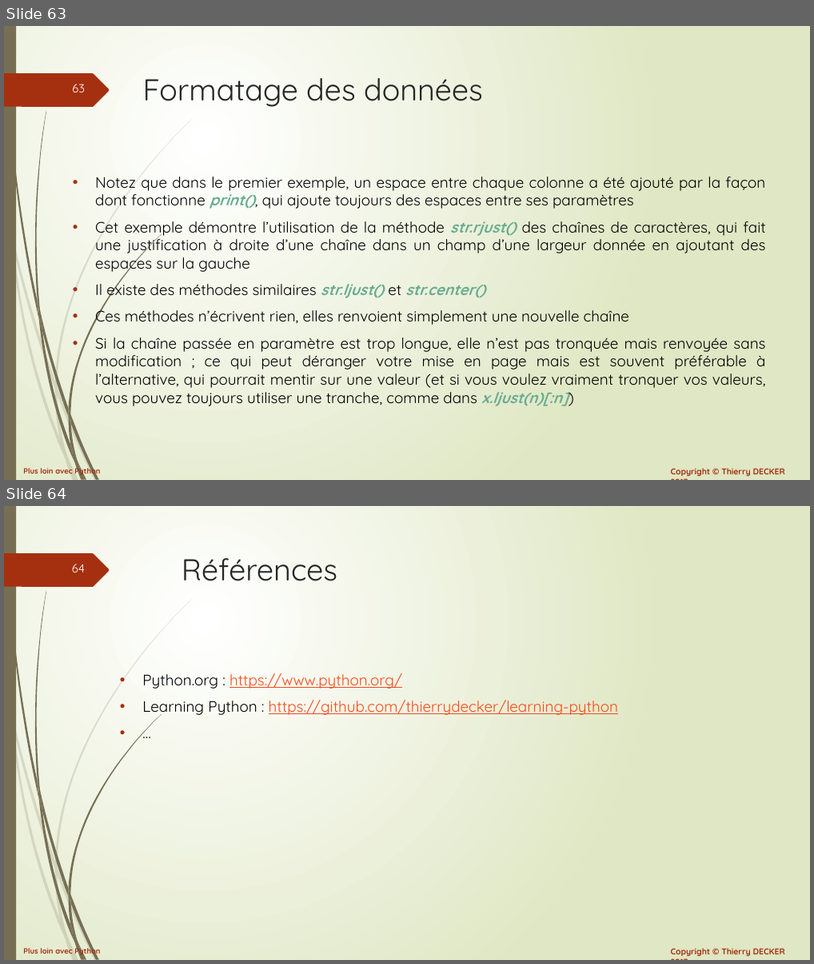
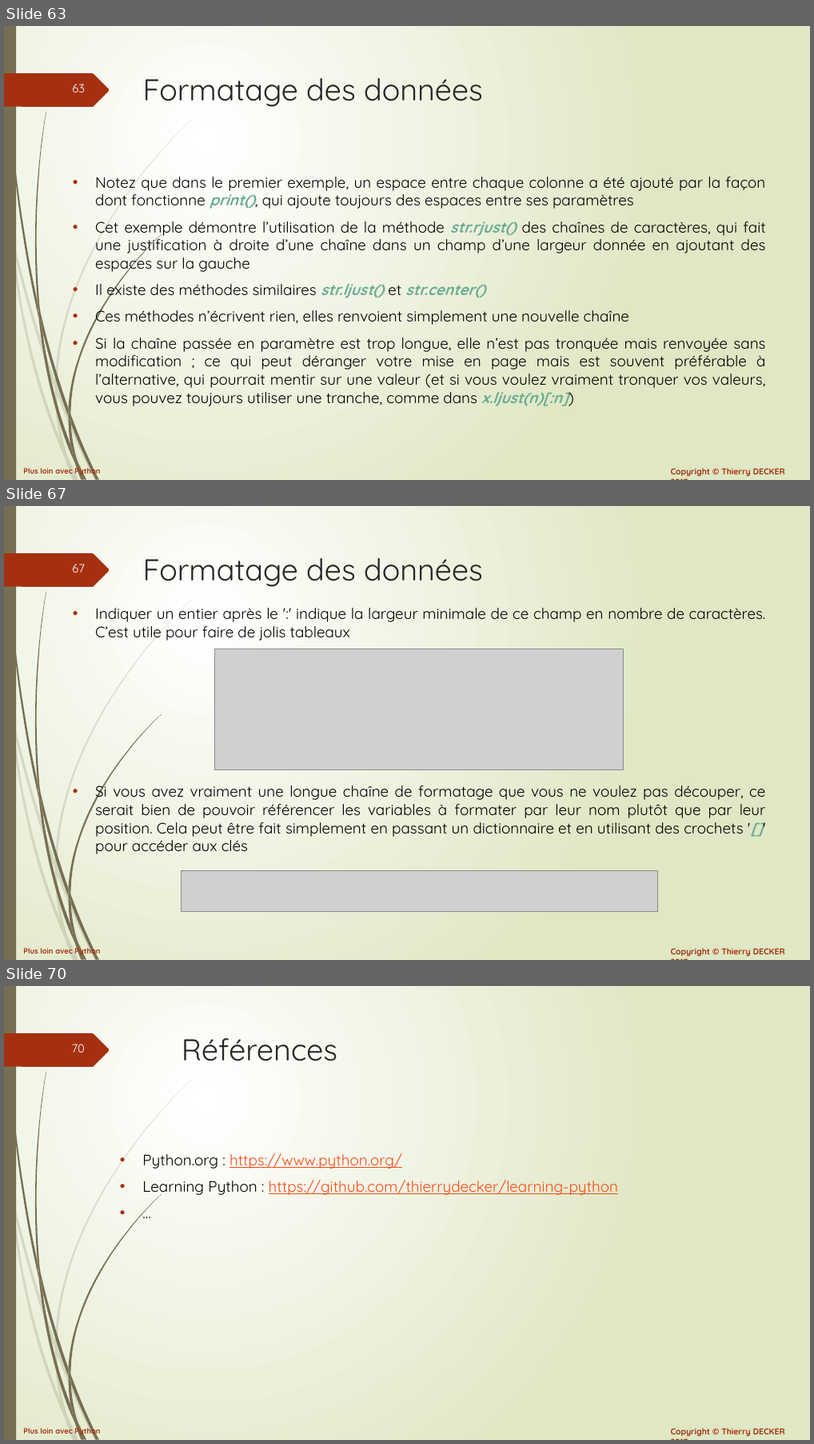
Before and after one commit to VikmanTheRacoon/learning-python, a slide deck: documentations/python-102.pptx. Shown one above the other, each under a label of ours: slides 63 and 64 before the commit, slides 63, 67 and 70 after it; the slides between them are not shown. The pictures are 814x964 and 814x1444 pixels, drawn with LibreOffice and Linux fonts; fonts in the diff are those of the drawing; grey boxes stand for pictures. Boxes give left, top, right and bottom in pixels: in the first picture for what was removed or moved away, otherwise in the second. Text is boxed around its words. In the diff, an @@ line names an element or a change of style, - is before the commit and + after.

```diff
--- a/documentations/python-102.pptx
+++ b/documentations/python-102.pptx
@@ slide 67 added at box(4, 506, 810, 960), background gradient #FFFFFF to #DFE8C4; not listed: 27 template elements that a slide beside it also shows @@
@@ title added at box(143, 558, 483, 587), 36 pt, text #262626 @@
+Formatage des données
@@ text added at box(95, 608, 766, 854), 18 pt, text #000000 @@
+• Indiquer un entier après le ':' indique la largeur minimale de ce champ en nombre de caractères. C’est utile pour faire de jolis tableaux
+• Si vous avez vraiment une longue chaîne de formatage que vous ne voulez pas découper, ce serait bien de pouvoir référencer les variables à formater par leur nom plutôt que par leur position. Cela peut être fait simplement en passant un dictionnaire et en utilisant des crochets '[]' pour accéder aux clés
@@ picture added at box(215, 648, 624, 769) @@
@@ picture added at box(182, 870, 658, 912) @@
@@ what was slide 64 is now slide 70 @@
@@ page number at box(72, 1044, 85, 1052): text changed @@
-64
+70
```
Also in this commit, not shown: 5 other slides added, 1 other file.
